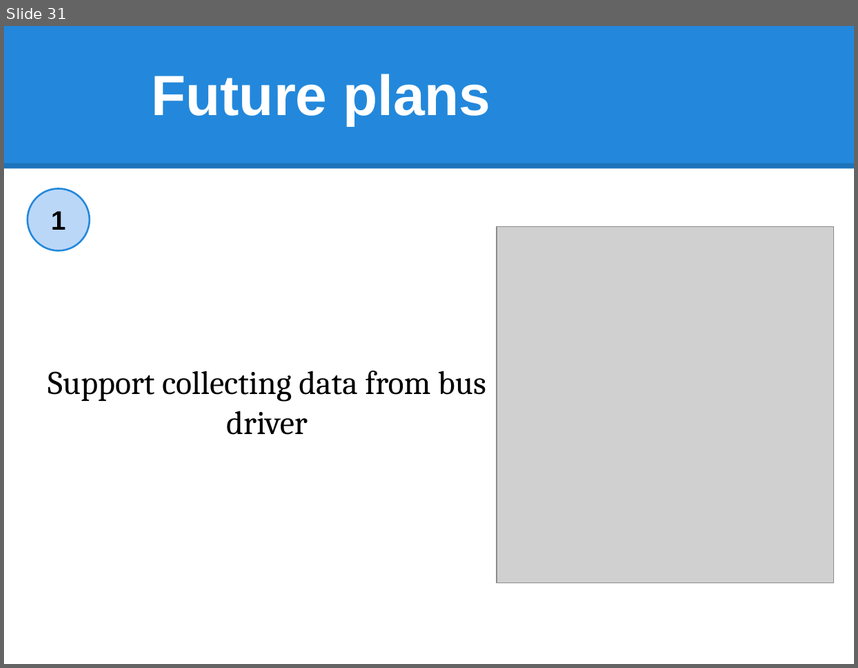
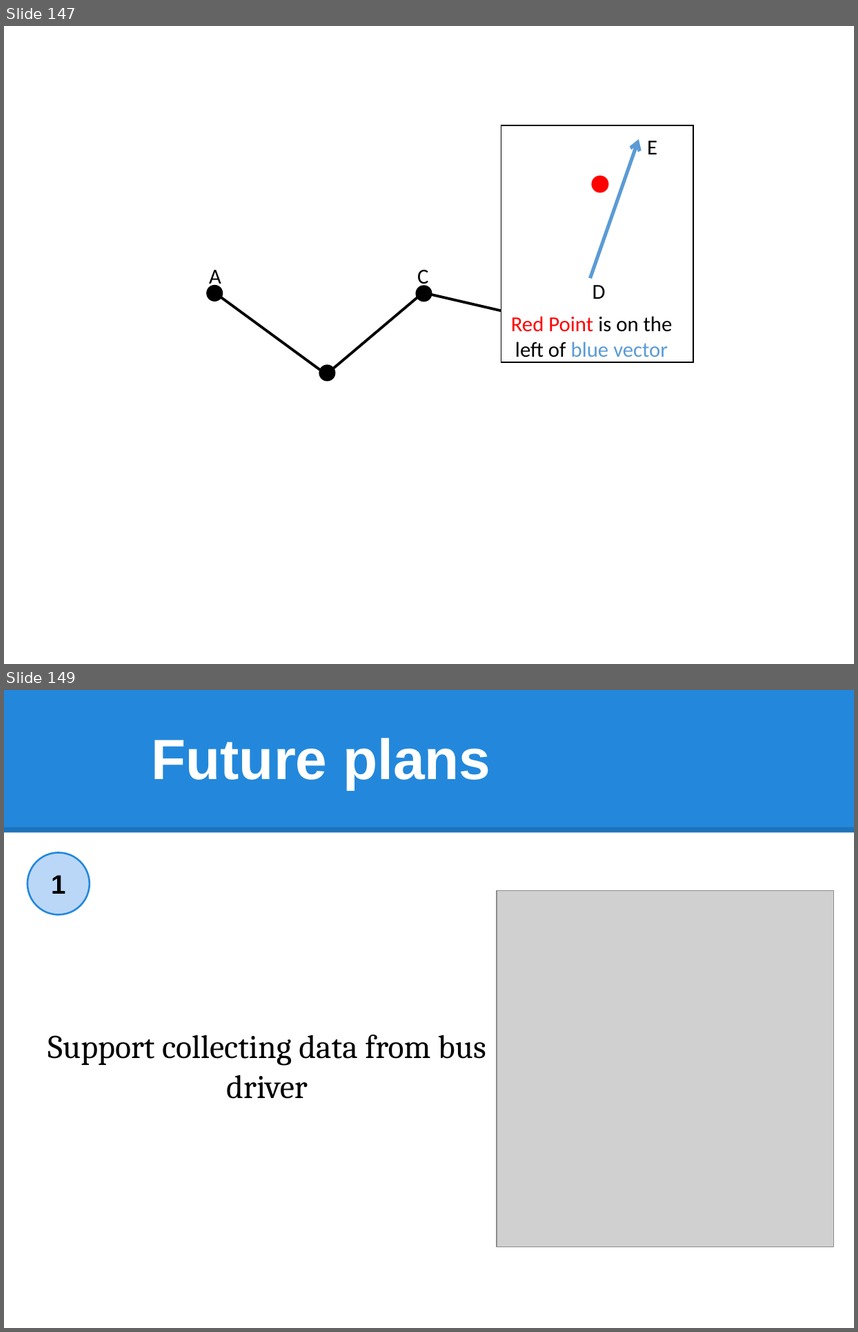
Before and after one commit to hqt/street-router, a slide deck: Document/presentation/full presentation.pptx. Shown one above the other, each under a label of ours: slide 31 before the commit, slides 147 and 149 after it; the slides between them are not shown. The pictures are 858x668 and 858x1332 pixels, drawn with LibreOffice and Linux fonts; fonts in the diff are those of the drawing; grey boxes stand for pictures. Boxes give left, top, right and bottom in pixels: in the first picture for what was removed or moved away, otherwise in the second. Text is boxed around its words. In the diff, an @@ line names an element or a change of style, - is before the commit and + after.

```diff
--- a/Document/presentation/full presentation.pptx
+++ b/Document/presentation/full presentation.pptx
@@ slide 147 added at (4,26,854,664), background #FFFFFF @@
@@ rectangle added at (501,125,693,362), fill #FFFFFF, outline #000000 1 pt @@
@@ arrow added from (590, 278) to (639, 139), #5B9BD5 3 pt @@
@@ text added at (647,141,657,154), 18 pt, text #000000 @@
+E
@@ ellipse added at (593,176,608,192), fill #FF0000, outline #FF0000 1 pt @@
@@ text added at (209,270,221,289), 18 pt, text #000000 @@
+A
@@ text added at (417,270,428,289), 18 pt, text #000000 @@
+C
@@ ellipse added at (207,285,223,301), fill #000000, outline #000000 1 pt @@
@@ line added from (215, 292) to (326, 374), #000000 2.25 pt @@
@@ line added from (326, 374) to (423, 292), #000000 2.25 pt @@
@@ ellipse added at (417,285,432,301), fill #000000, outline #000000 1 pt @@
@@ line added from (423, 292) to (566, 325), #000000 2.25 pt @@
@@ text added at (593,285,606,299), 18 pt, text #000000 @@
+D
@@ text added at (511,316,673,362), 18 pt, text #000000 @@
+Red Point is on the left of blue vector
@@ text added at (568,341,582,357), 18 pt, text #000000 @@
+D
@@ ellipse added at (319,365,335,381), fill #000000, outline #000000 1 pt @@
@@ what was slide 31 is now slide 149 @@
```
Also in this commit, not shown: 124 other slides added, 7 slides removed, 4 other files.
